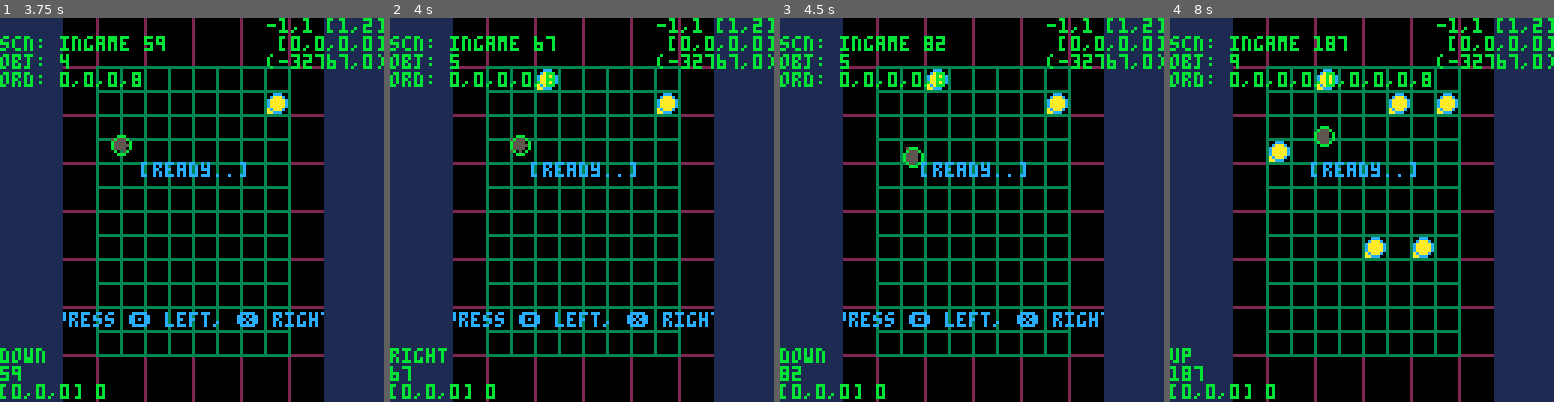
Above: before the commit, frames 1-4 (left to right).
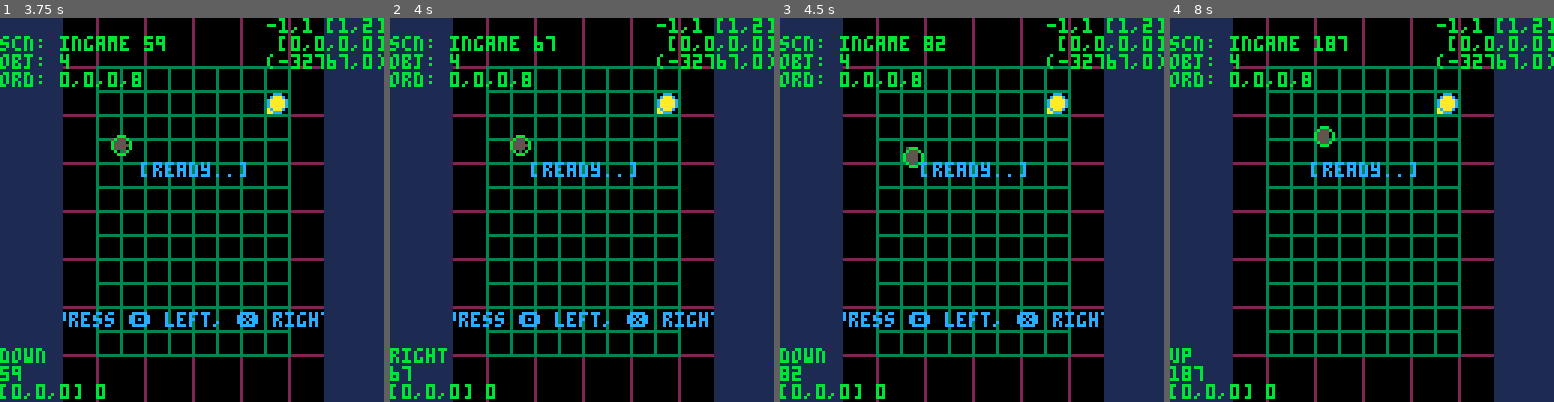
Above: after the commit, the same moments.

Repository: shuGH/pico8-nezu
Game: PICO-8 cartridge nezu.p8
Two runs of this game, one before a commit and one after it. Both use one fixed random seed, a clock stepped at 60 frames per second and the inputs below.
Inputs:
- Up to frame 1 (3.75 s): tap X (X key) at 0.33, 1.07, 1.85, 2.97 s; tap O (Z key) at 0.7, 1.7, 2.1, 2.5, 2.9, 3.3, 3.7 s; hold Right 1.6-2.1 s; hold Up 2.15-2.42 s; hold Right 2.47-3.03 s; hold Left 3.08-3.58 s; hold Down from 3.63 s (still down)
- Up to frame 2 (4 s): release Down at 3.97 s
- Up to frame 3 (4.5 s): hold Right from 4.02 s (still down); tap X (X key) at 4.08 s; tap O (Z key) at 4.1 s
- Up to frame 4 (8 s): tap O (Z key) every 0.4 s from 4.5 to 7.7 s; release Right at 4.68 s; hold Up 4.73-5.03 s; hold Left 5.08-5.68 s; tap X (X key) at 5.2, 6.32, 7.43 s; hold Down 5.73-6.03 s; hold Right 6.08-6.58 s; hold Right 6.63-7.13 s; hold Up 7.18-7.45 s; hold Right from 7.5 s (still down)

Frame 1 is identical in both runs. In frame 2, 0.3% of the frame differs, in the area x 15-44%, y 9-19%; in frame 3, 0.3%; in frame 4, 1.6%, in the area x 16-69%, y 9-63%.

Commit message:
Add: pop cheese

Diff:
--- a/nezu.p8
+++ b/nezu.p8
@@ -1329,12 +1329,13 @@
 			if self.nezu:is_collide(c) then
 				self:add_konezu()
 				self:remove_cheese(c)
+				self:add_cheese()
 			end
 		end
 	)
 
 	-- test
-	if self.cnt % 30 == 0 then
+	if self.cnt == 30 then
 		self:add_cheese()
 	end
 
